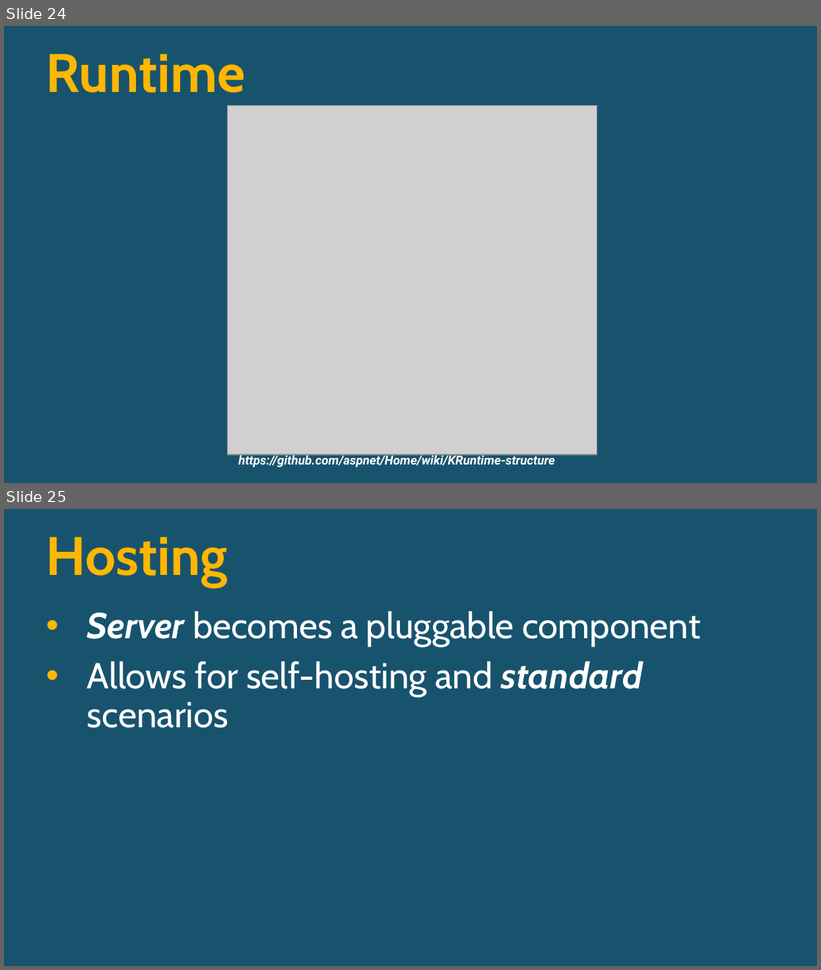
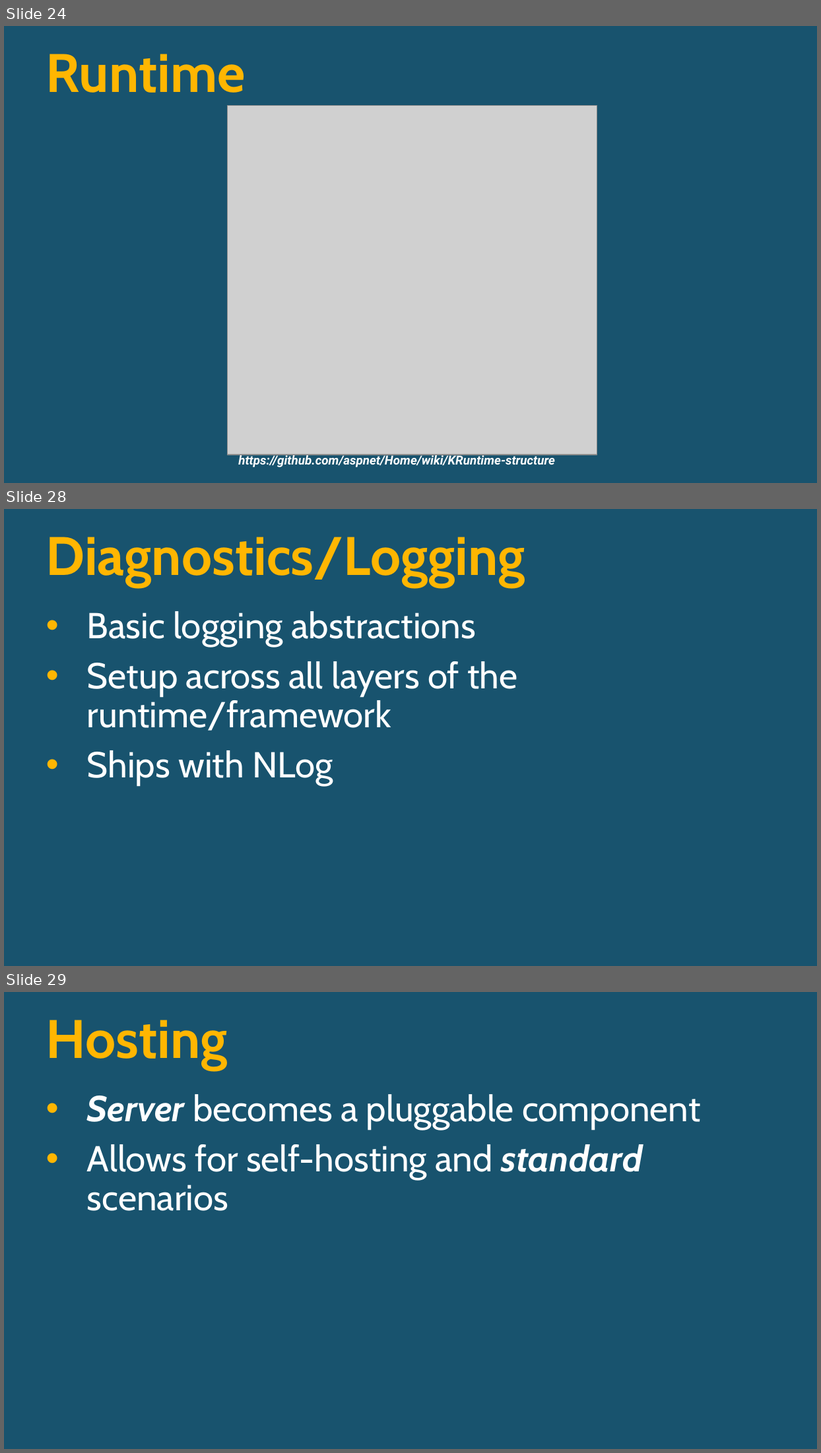
Before and after one commit to lozanotek/aspnet-vnext-unleashed, a slide deck: slides/ASPNETvNext.pptx. Shown one above the other, each under a label of ours: slides 24 and 25 before the commit, slides 24, 28 and 29 after it; the slides between them are not shown. The pictures are 821x970 and 821x1453 pixels, drawn with LibreOffice and Linux fonts; fonts in the diff are those of the drawing; grey boxes stand for pictures; background and template pictures are left out. Boxes give left, top, right and bottom in pixels: in the first picture for what was removed or moved away, otherwise in the second. Text is boxed around its words. In the diff, an @@ line names an element or a change of style, - is before the commit and + after.

```diff
--- a/slides/ASPNETvNext.pptx
+++ b/slides/ASPNETvNext.pptx
@@ slide 28 added at bbox=[4, 509, 817, 966], background picture (left out) @@
@@ title added at bbox=[46, 537, 525, 587], 48 pt, text #FFB601, bold @@
+Diagnostics/Logging
@@ text added at bbox=[87, 611, 517, 786], 32 pt, text #FFFFFF @@
+• Basic logging abstractions
+• Setup across all layers of the runtime/framework
+• Ships with NLog
@@ what was slide 25 is now slide 29 @@
```
Also in this commit, not shown: 3 other slides added.
